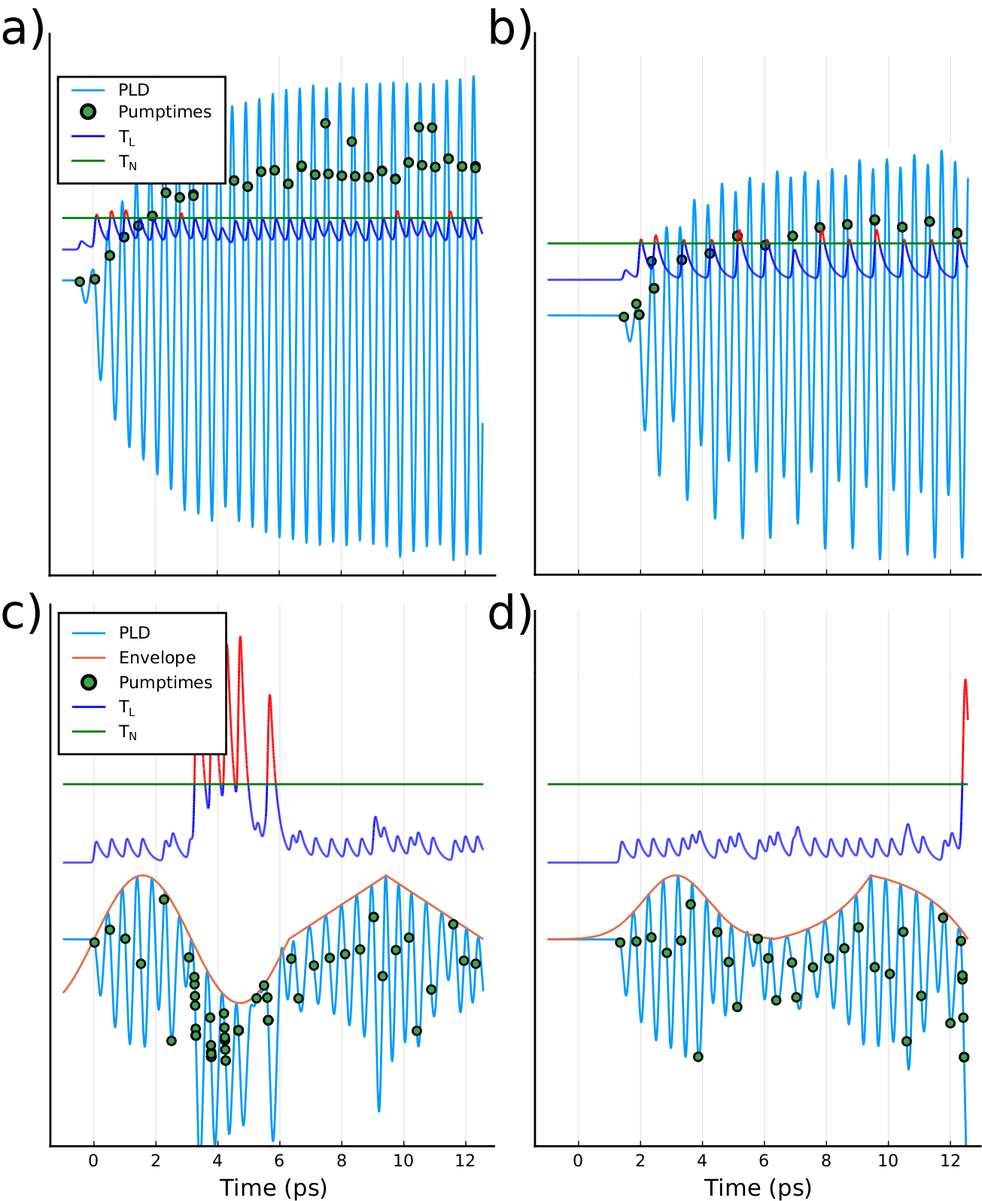
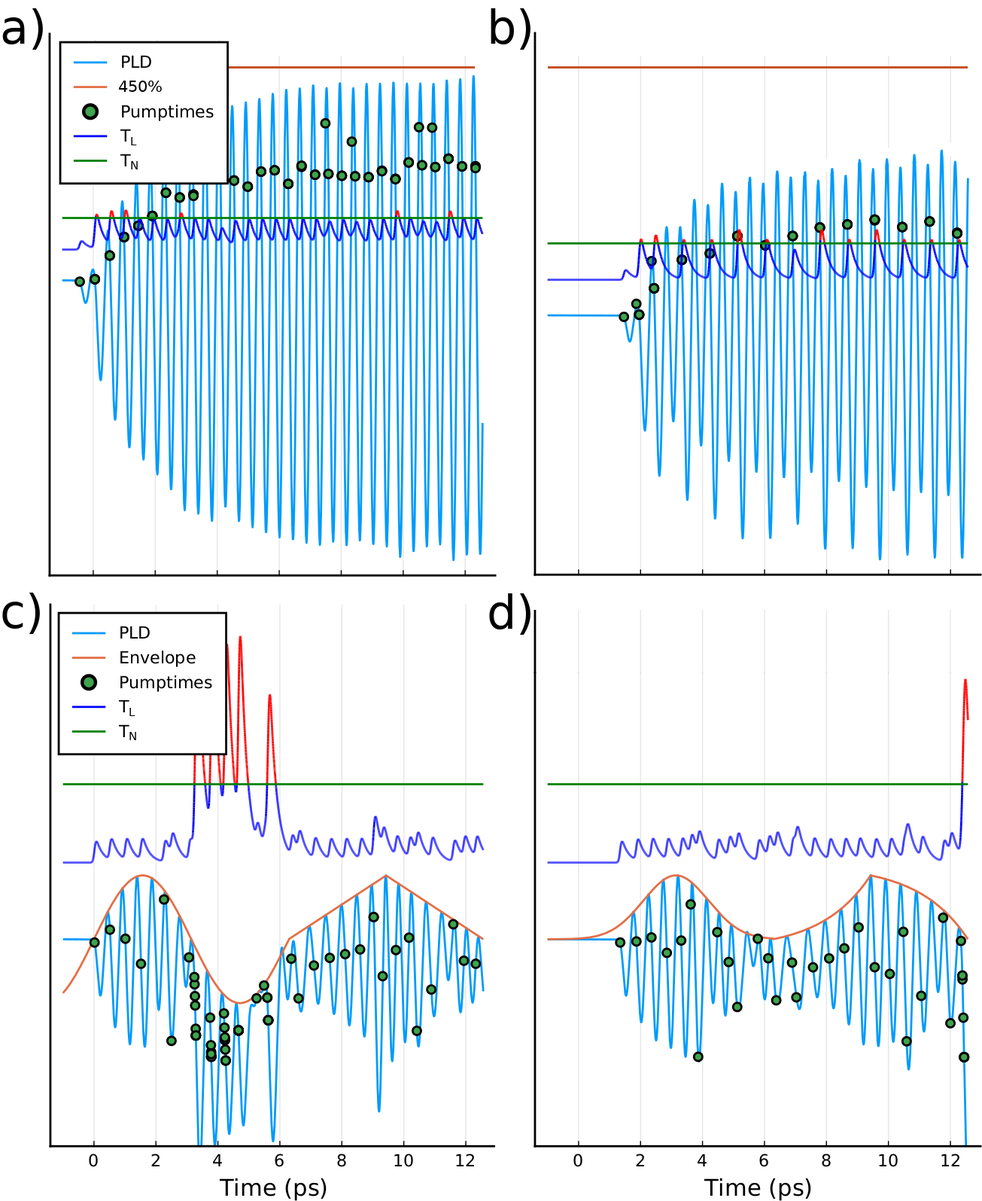
Before/after of a 982px x 1201px layered artwork. What changed in the layer stack:
painted on "Pasted Layer" over [56,75,227,81]
added layer "450%" above "Pasted Layer #1" over [118,80,162,92]
added layer "Pasted Layer #1" above "envelope.png" over [58,39,229,185]
painted on "envelope.png" over [56,66,969,185]
